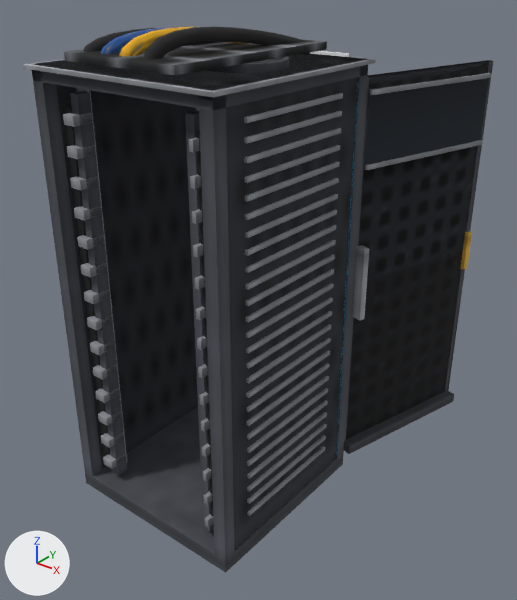
Renders of the OBJ model crude-and-compute/src/main/resources/assets/crudecompute/models/block/server_rack.obj from each side of a commit.
Camera for both pictures: a 50 mm camera at (2.47, -2.63, 2.38) aimed at (0.57, -0.25, 0.91). Lighting does not change. The marker at lower left points along +X, +Y and +Z. The first picture is the older version. Where no turn or scale is listed for an object, it has been applied to the vertices.

The first picture shows 'server_rack'.
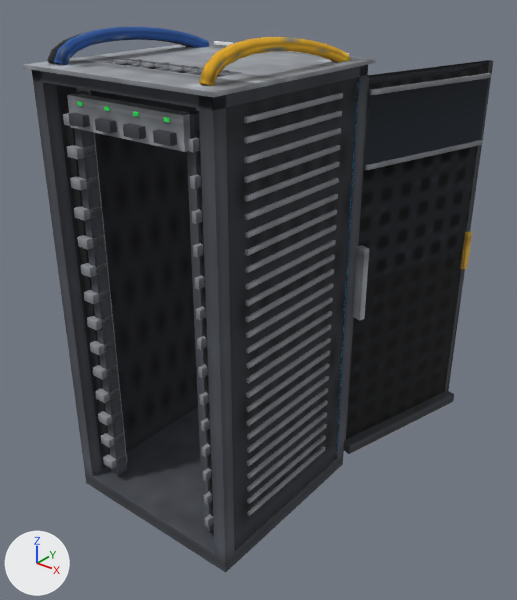
Boxes [x1, y1, x2, y2] around the edits, measured in the pictures (517 x 600 px; the box of a moved part takes in the faces that stretch with it):
part 1 of me_server_rack, added
    after: [68, 113, 90, 128]
part 2 of me_server_rack, added
    after: [95, 118, 117, 133]
part 3 of me_server_rack, added
    after: [123, 123, 146, 140]
part 4 of me_server_rack, added
    after: [153, 129, 177, 146]
part 5 of me_server_rack, moved or reshaped
    before: [119, 27, 243, 56]
    after: [47, 34, 191, 64]
part 6 of me_server_rack, added
    after: [114, 59, 140, 64]
part 7 of me_server_rack, added
    after: [112, 59, 141, 64]
part 8 of me_server_rack, added
    after: [140, 63, 169, 68]
part 9 of me_server_rack, added
    after: [169, 66, 198, 72]
part 10 of me_server_rack, added
    after: [67, 94, 190, 152]
part 11 of me_server_rack, moved or reshaped
    before: [143, 27, 310, 59]
    after: [54, 27, 209, 65]
part 12 of me_server_rack, added (orange)
    after: [199, 37, 350, 86]
part 13 of me_server_rack, deleted
    before: [83, 28, 155, 52]
part 14 of me_server_rack, deleted (mostly hidden)
    before: [249, 57, 284, 63]
part 15 of me_server_rack, moved or reshaped
    before: [33, 27, 368, 110]
    after: [24, 43, 376, 110]

The change, as a list of edits to the scene's bpy script:
```text
Add img_led_green:
    img_led_green = load_image('led_green', '../../textures/block/led_green.png', 16, 16, 'sRGB')
Add mat_led_green:
    mat_led_green = principled_material('led_green')
    mat_led_green.texture = img_led_green
    mat_led_green.roughness = 1.0
Change me_server_rack:
    used by ob_server_rack; location = (0.0, 0.0, 0.0)
    remove me_server_rack.from_pydata(...)  # 1342 vertices, 1156 faces; spans x 0.02..1.21, y -0.98..0.75, z 0.0..2.14
    add me_server_rack.from_pydata(...)  # 1374 vertices, 1139 faces; spans x 0.02..1.21, y -0.98..0.75, z 0.0..2.12
    me_server_rack part 1: a new loose piece, a box spanning x 0.235..0.315, y -0.96..-0.93, z 1.8..1.84, in mat_steel_dark (picture img_steel_dark)
    me_server_rack part 2: a new loose piece, a box spanning x 0.385..0.465, y -0.96..-0.93, z 1.8..1.84, in mat_steel_dark (picture img_steel_dark)
    me_server_rack part 3: a new loose piece, a box spanning x 0.535..0.615, y -0.96..-0.93, z 1.8..1.84, in mat_steel_dark (picture img_steel_dark)
    me_server_rack part 4: a new loose piece, a box spanning x 0.685..0.765, y -0.96..-0.93, z 1.8..1.84, in mat_steel_dark (picture img_steel_dark)
    me_server_rack part 5: the loose piece of 66 vertices spanning x 0.47..0.63, y -0.92..-0.11, z 2.01..2.13 is multiplied about its middle by the matrix ((0.907, -0.083, 0.081), (0.097, 0.988, 0.009), (-0.021, 0.016, 1.005)), then moved by (-0.43, 0.0, -0.03), in mat_rubber (picture img_rubber)
    me_server_rack part 6: a new loose piece, a box spanning x 0.205..0.345, y -0.695..-0.685, z 1.996..2.004, in mat_steel (picture img_steel)
    me_server_rack part 7: a new loose piece, a box spanning x 0.27..0.28, y -0.76..-0.62, z 1.996..2.004, in mat_steel (picture img_steel)
    me_server_rack part 8: a new loose piece, a box spanning x 0.355..0.495, y -0.695..-0.685, z 1.996..2.004, in mat_steel (picture img_steel)
    me_server_rack part 9: a new loose piece, a box spanning x 0.505..0.645, y -0.695..-0.685, z 1.996..2.004, in mat_steel (picture img_steel)
    me_server_rack part 10: a new loose piece, a box spanning x 0.2..0.8, y -0.93..-0.88, z 1.78..1.9, in mat_steel (picture img_steel)
    me_server_rack part 11: the loose piece of 66 vertices spanning x 0.59..0.75, y -0.92..-0.11, z 2.01..2.14 is multiplied about its middle by the matrix ((0.908, -0.083, 0.077), (0.097, 0.988, 0.008), (-0.021, 0.016, 1.004)), then moved by (-0.51, 0.0, -0.03), in mat_paint_blue (picture img_paint_blue)
    me_server_rack part 12: a new loose piece of 66 vertices spanning x 0.85..0.93, y -0.92..-0.11, z 1.98..2.12, in mat_paint_yellow (picture img_paint_yellow)
    me_server_rack part 13: the loose piece of 66 vertices spanning x 0.27..0.43, y -0.92..-0.11, z 2.01..2.12 is deleted
    me_server_rack part 14: the loose piece of 17 vertices spanning x 0.55..0.85, y -0.65..-0.35, z 2.03 is deleted
    me_server_rack part 15: 4 vertices moved from x 0.04..0.96, y -0.96..-0.04, z 2.0 to x 0.04..0.96, y -0.96..-0.04, z 1.99; 140 vertices removed from x 0.13..0.87, y -0.96..-0.1, z 2.0..2.13; 78 vertices added at x 0.02..0.98, y -0.76..-0.62, z 1.94..2.0
    other edits to the shape of me_server_rack do not show in these pictures
    remove me_server_rack.materials.append(mat_fan_grille)  # picture img_fan_grille
    remove me_server_rack.materials.append(mat_grating)  # picture img_grating
    add me_server_rack.materials.append(mat_led_green)  # picture img_led_green
```
